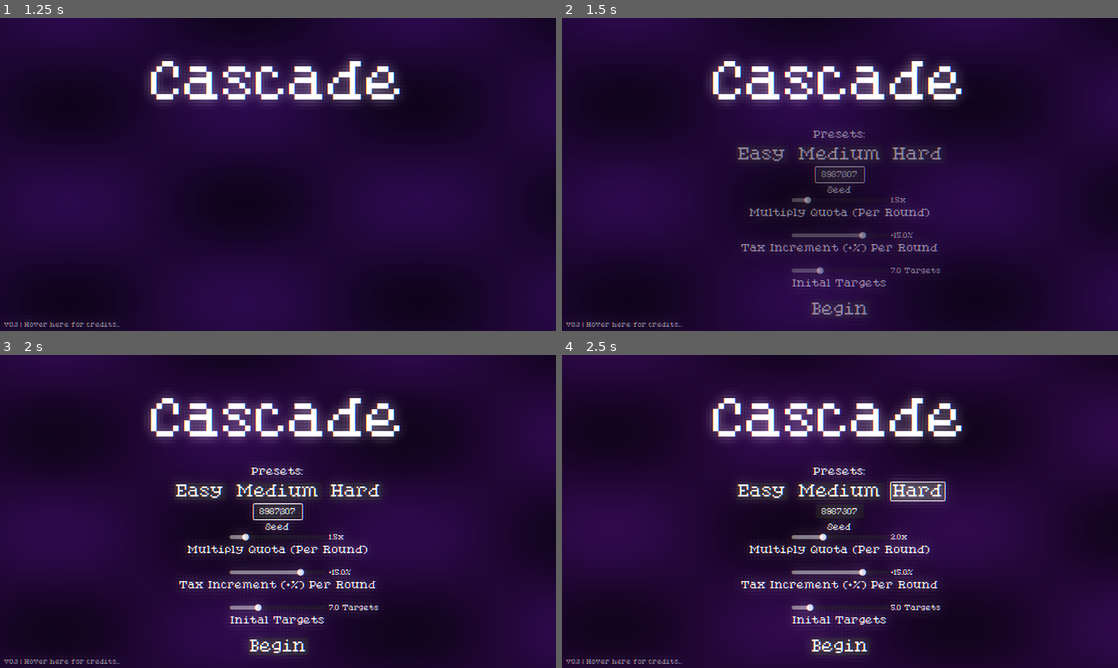
Above: before the commit, frames 1-4 (two rows, left to right).
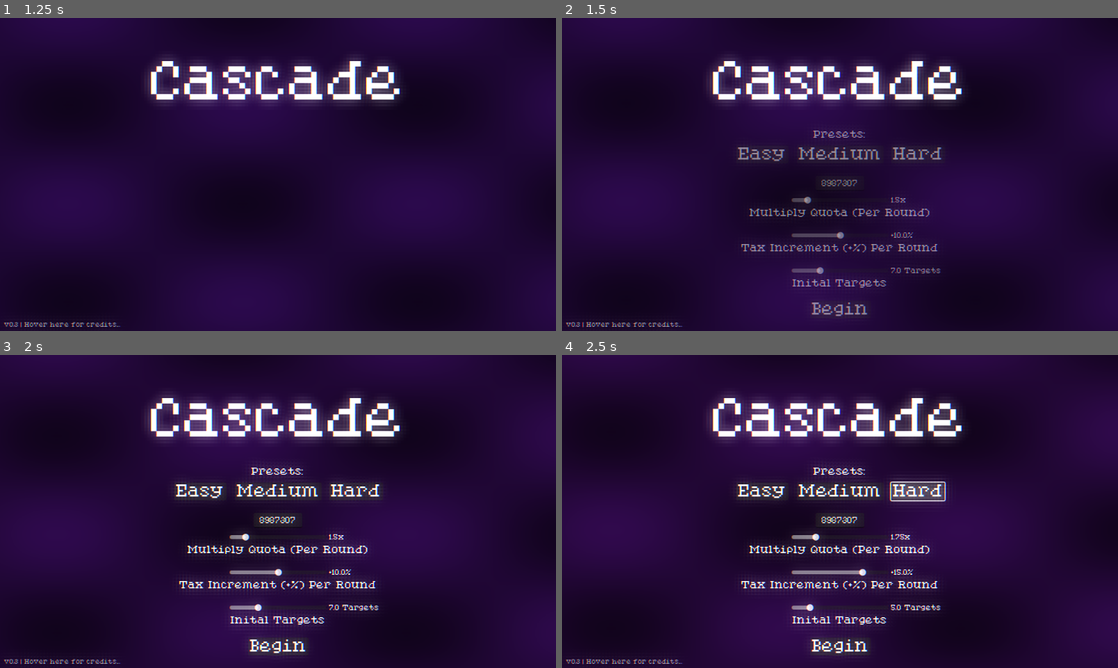
Above: after the commit, the same moments.

Repository: RLATIS/Cascade
Game: Godot game, scene res://scenes/menu.tscn
The game is run twice, just before and just after one commit, with the same random seed, the same clock (stepped at 60 frames per second) and the same inputs.
Inputs:
- Up to frame 1 (1.25 s): click "Play" at 0.5 s
- Up to frame 2 (1.5 s): click "Play" at 1.25 s
- Up to frame 3 (2 s): no input
- Up to frame 4 (2.5 s): click "Hard" at 2 s

Frame 1 is identical in both runs. In frame 2, 0.4% of the frame differs, in the area x 45-61%, y 47-71%; in frame 3, 0.6%; in frame 4, 0.5%.

Commit message:
added a few more abilites

Diff:
--- a/scenes/menu.tscn
+++ b/scenes/menu.tscn
@@ -234,24 +234,6 @@
 scale = Vector2(1.6, 1.6)
 texture = ExtResource("5_g3eks")
 
-[node name="seed" type="Label" parent="playmenu"]
-anchors_preset = 8
-anchor_left = 0.5
-anchor_top = 0.5
-anchor_right = 0.5
-anchor_bottom = 0.5
-offset_left = -34.0
-offset_top = 23.0
-offset_right = 33.0
-offset_bottom = 42.0
-grow_horizontal = 2
-grow_vertical = 2
-theme_override_fonts/font = ExtResource("3_mhnvy")
-theme_override_font_sizes/font_size = 16
-text = "Seed"
-horizontal_alignment = 1
-vertical_alignment = 1
-
 [node name="seedINPT" type="LineEdit" parent="playmenu"]
 anchors_preset = 8
 anchor_left = 0.5
@@ -259,9 +241,9 @@
 anchor_right = 0.5
 anchor_bottom = 0.5
 offset_left = -50.0
-offset_top = -15.5
+offset_top = 3.0
 offset_right = 50.0
-offset_bottom = 15.5
+offset_bottom = 34.0
 grow_horizontal = 2
 grow_vertical = 2
 theme_override_fonts/font = ExtResource("3_mhnvy")
--- a/scripts/Globals.gd
+++ b/scripts/Globals.gd
@@ -16,7 +16,7 @@
 	'Shorter shooting cooldown (-10%)': { 'cost': 2, 'weight': 35 },
 
 	'Longer round length (+0.66s)': { 'cost': 3, 'weight': 25 },
-	'Rush (-0.66s round)': { 'cost': -4, 'weight': 6 },
+	'Rush (-0.66s round)': { 'cost': -5, 'weight': 6 },
 
 	'Overtime (+2.0s round, +15% cooldown)': { 'cost': 5, 'weight': 12 },
 
@@ -27,16 +27,21 @@
 	'+1 Target': { 'cost': 3, 'weight': 43 },
 	'+2 Targets': { 'cost': 5, 'weight': 15 },
 	'-1 Target': { 'cost': -4, 'weight': 9 },
-	'Traffic (+3 Targets, +13% shooting cooldown)': { 'cost': 3, 'weight': 6 },
+	'Traffic (+3 Targets, +15% shooting cooldown)': { 'cost': 4, 'weight': 5 },
 
 	# MULTIPLIERS
 	'x2 Score Per Target': { 'cost': 5, 'weight': 6.5},
 	'x5 Score Per Target': { 'cost': 6, 'weight': 4},
-	'Coin Flip (x3 or ÷2 Score Per Target)': { 'cost': 4, 'weight': 7 },
+
+	'+10 Score Per Target': { 'cost': 5, 'weight': 3},
+
+	'Coin Flip (x4 or ÷2 Score Per Target)': { 'cost': 4, 'weight': 7 },
 	'Greed (+1x SPT for each $10 held)': { 'cost': 5, 'weight': 4 },
 
 	# BUILD PAYOFFS
-	'Overheat (x5 Score if cooldown <= 0.3s)': { 'cost': 5, 'weight': 5 },
+	'Overheat (x6 Score if cooldown <= 0.35s)': { 'cost': 4, 'weight': 5 },
+	'Lonely (x10 Score if Targets <= 4)': { 'cost': 5, 'weight': 5 },
+	'Swarm (+1x SPT for each target)': { 'cost': 4, 'weight': 5 },
 
 	# FREE MONEY
 	'Free Money! (+$10)': { 'cost': 0, 'weight': 3 },
@@ -85,7 +90,7 @@
 
 	for up in ownedUpgrades.duplicate():
 		if up.begins_with("Coin Flip"):
-			var mult := 3.0 if rng.randf() < 0.5 else 0.5
+			var mult := 4.0 if rng.randf() < 0.5 else 0.5
 			mult = 0.5
 
 			if mult < 1: # under 1
@@ -104,12 +109,15 @@
 		elif up == '+2 Targets':
 			targets += 2
 
+		elif up == '+10 Score Per Target':
+			scorePerTarget += 10
+
 		elif up.begins_with('Greed'):
 			scorePerTarget += 1 * floor(money / 10)
 
 		elif up.begins_with('Traffic'):
 			targets += 3
-			cooldownspeed *= 1.13
+			cooldownspeed *= 1.15
 
 		elif up == 'Shorter shooting cooldown (-10%)':
 			cooldownspeed *= 0.9
@@ -139,11 +147,20 @@
 	if roundlength < 0.5:
 		roundlength = 0.5
 
-	# OTHER ONES
+	# ONES DEPENDANT ON OTHER ONES
 	for up in ownedUpgrades:
-		if up == 'Overheat (x5 Score if cooldown <= 0.3s)':
-			if cooldownspeed <= 0.3:
-				scorePerTarget *= 5
+		if up.begins_with('Swarm'):
+			scorePerTarget += (1.0 * (targets + 1))
+
+	# OTHER ONES (Multiply)
+	for up in ownedUpgrades:
+		if up == 'Overheat (x6 Score if cooldown <= 0.35s)':
+			if cooldownspeed <= 0.35:
+				scorePerTarget *= 6
+
+		elif up.begins_with('Lonely'):
+			if targets <= 4:
+				scorePerTarget *= 10
 
 		elif up == 'Heavy (x3 Score, +25% cooldown)':
 			scorePerTarget *= 3
@@ -153,6 +170,7 @@
 			scorePerTarget *= 2
 		elif up == 'x5 Score Per Target':
 			scorePerTarget *= 5
+
 
 	cooldownspeed = snappedf(cooldownspeed, 0.01)
 	money = snappedf(money, 0.01)
@@ -180,7 +198,13 @@
 	ui.updateLabels(true)
 
 func formatcommas(number: float, decimals: int = 2) -> String:
-	var parts: PackedStringArray = str(snappedf(number, pow(10, -decimals))).split(".")
+	var snapped: float = snappedf(number, pow(10, -decimals))
+	var formatted: String = ("%.*f" % [decimals, snapped])
+
+	if decimals > 0:
+		formatted = formatted.rstrip("0").rstrip(".")
+
+	var parts: PackedStringArray = formatted.split(".")
 	var whole_str: String = parts[0]
 	var result: String = ""
 	var count: int = 0
@@ -191,11 +215,10 @@
 		result = whole_str[i] + result
 		count += 1
 
-	if parts.size() > 1 and int(parts[1]) != 0:
+	if parts.size() > 1:
 		return result + "." + parts[1]
 
 	return result
-
 func playsound(path: String, pitch: float = 1.0, volume: float = 0.0):
 	var parent = get_parent()
 	if not parent:
--- a/scripts/playmenu.gd
+++ b/scripts/playmenu.gd
@@ -7,13 +7,8 @@
 	_on_seed_inpt_text_changed($seedINPT.text)
 
 func _ready() -> void:
-	$mqSLIDER.value = 14 # 1.5x
-	$tiSLIDER.value = 76 # 15%
-	$itSLIDER.value = 6 # 7
-
 	$seedINPT.text = str(randi_range(1, 9999999))
-
-	updateall()
+	_on_medium_pressed()
 
 func _on_mq_slider_value_changed(value: float) -> void:
 	var am = snappedf(remap(value, 0, 100, 1.1, 4), 0.05)
@@ -47,7 +42,7 @@
 	updateall()
 
 func _on_hard_pressed() -> void:
-	$mqSLIDER.value = 31 # 2x
+	$mqSLIDER.value = 22.5 # 1.75x
 	$tiSLIDER.value = 76 # 15%
 	$itSLIDER.value = 4 # 5
 
